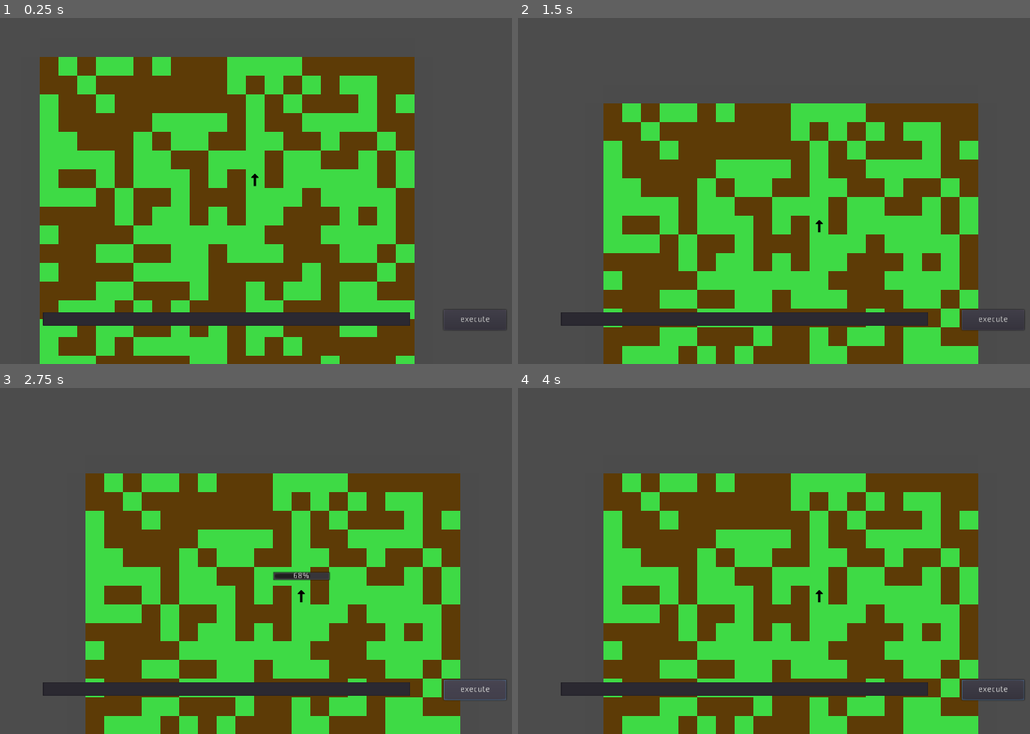
Above: before the commit, frames 1-4 (two rows, left to right).
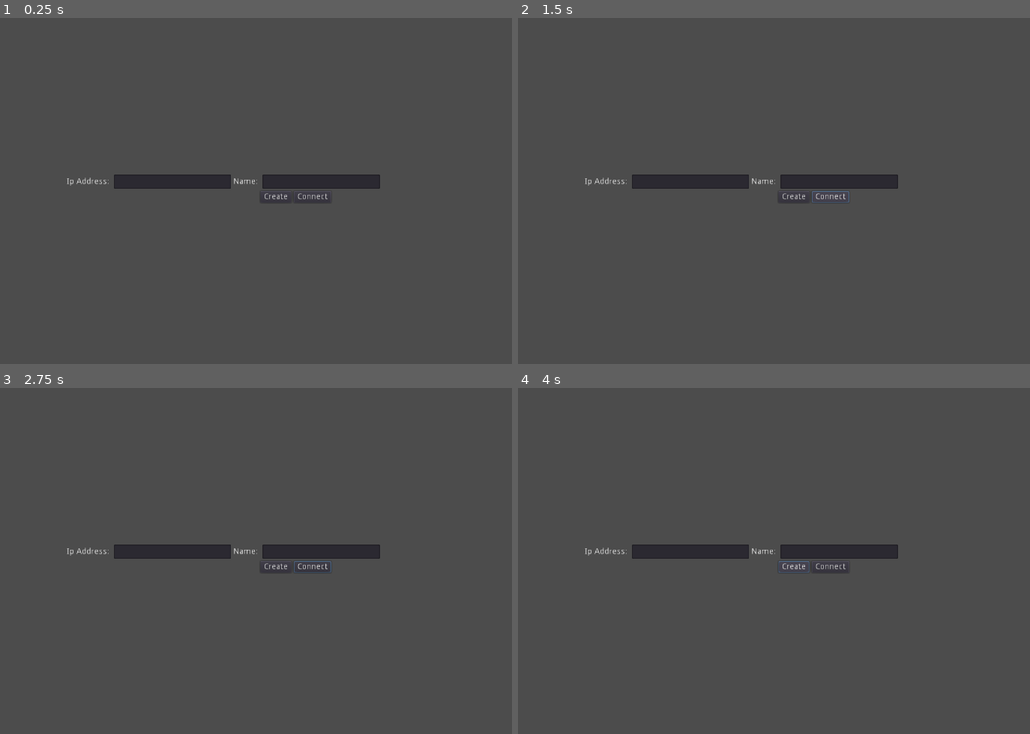
Above: after the commit, the same moments.

Repository: Electronics-Empire/Electronics-Empire
Game: Godot game, scene res://Scene/Multiplayer.tscn
The game is run twice, just before and just after one commit, with the same random seed, the same clock (stepped at 60 frames per second) and the same inputs. Before the commit the project starts from res://Scene/Game.tscn.
Inputs (mouse positions are in pixels of both pictures, inside the frame that each line leads up to):
- Up to frame 1 (0.25 s): no input
- Up to frame 2 (1.5 s): click (794, 197) at 0.5 s, where only the run after the commit has a clickable "Create"; click (830, 197) at 1.25 s, where only the run after the commit has a clickable "Connect"
- Up to frame 3 (2.75 s): click (476, 689) at 2 s, where only the run before the commit has a clickable "execute"
- Up to frame 4 (4 s): click (994, 689) at 2.75 s, where only the run before the commit has a clickable "execute"; click (794, 567) at 3.5 s, where only the run after the commit has a clickable "Create"

The runs differ from the first frame. In frame 1, 65% of the frame differs, in the area x 7-99%, y 11-100%; in frame 2, 55%; in frame 3, 55%; in frame 4, 55%.
Error after the commit: Parse Error: The method "_set_status" isn't declared in the current class. (res://Script/Multiplayer.gd:20)

Commit message:
succeed to send the map via thhe network

Diff:
--- a/Scene/Game.tscn
+++ b/Scene/Game.tscn
@@ -6,9 +6,8 @@
 [ext_resource path="res://Script/buildingCamera.gd" type="Script" id=4]
 [ext_resource path="res://Scene/GUI.tscn" type="PackedScene" id=5]
 
-[node name="Game" type="Node" index="0"]
+[node name="Game" type="Node"]
 
-editor/display_folded = true
 script = ExtResource( 1 )
 
 [node name="World" type="TileMap" parent="." index="0"]
--- a/Scene/LG401_module.tscn
+++ b/Scene/LG401_module.tscn
@@ -2,32 +2,32 @@
 
 [ext_resource path="res://Script/LG401_module.gd" type="Script" id=1]
 [ext_resource path="res://Script/Interpreter_LG401.gd" type="Script" id=2]
-[ext_resource path="res://ObjectTile/LG401_module_RIGHT.png" type="Texture" id=3]
-[ext_resource path="res://ObjectTile/LG401_module_LEFT.png" type="Texture" id=4]
-[ext_resource path="res://ObjectTile/LG401_module_DOWN.png" type="Texture" id=5]
-[ext_resource path="res://ObjectTile/LG401_module_UP.png" type="Texture" id=6]
+[ext_resource path="res://ObjectTile/LG401_module_UP.png" type="Texture" id=3]
+[ext_resource path="res://ObjectTile/LG401_module_DOWN.png" type="Texture" id=4]
+[ext_resource path="res://ObjectTile/LG401_module_LEFT.png" type="Texture" id=5]
+[ext_resource path="res://ObjectTile/LG401_module_RIGHT.png" type="Texture" id=6]
 
 [sub_resource type="SpriteFrames" id=1]
 
 animations = [ {
 "frames": [ ExtResource( 3 ) ],
 "loop": true,
-"name": "EAST",
+"name": "NORTH",
 "speed": 5.0
 }, {
 "frames": [ ExtResource( 4 ) ],
 "loop": true,
-"name": "WEST",
+"name": "SOUTH",
 "speed": 5.0
 }, {
 "frames": [ ExtResource( 5 ) ],
 "loop": true,
-"name": "SOUTH",
+"name": "WEST",
 "speed": 5.0
 }, {
 "frames": [ ExtResource( 6 ) ],
 "loop": true,
-"name": "NORTH",
+"name": "EAST",
 "speed": 5.0
 } ]
 
--- a/Scene/Multiplayer.tscn
+++ b/Scene/Multiplayer.tscn
@@ -1,6 +1,8 @@
-[gd_scene format=2]
-
-[node name="MarginContainer" type="MarginContainer" index="0"]
+[gd_scene load_steps=2 format=2]
+
+[ext_resource path="res://Script/Multiplayer.gd" type="Script" id=1]
+
+[node name="Lobby" type="MarginContainer" index="0"]
 
 anchor_left = 0.0
 anchor_top = 0.5
@@ -18,6 +20,7 @@
 custom_constants/margin_top = 80
 custom_constants/margin_left = 120
 custom_constants/margin_bottom = 80
+script = ExtResource( 1 )
 
 [node name="VBoxContainer" type="VBoxContainer" parent="." index="0"]
 
@@ -210,3 +213,7 @@
 text = "Connect"
 flat = false
 align = 1
+
+[connection signal="pressed" from="VBoxContainer/HBoxContainer/Create" to="." method="__create_button__"]
+
+[connection signal="pressed" from="VBoxContainer/HBoxContainer/Connect" to="." method="__connect_button__"]
--- a/Script/Game.gd
+++ b/Script/Game.gd
@@ -11,9 +11,7 @@
 func generate_object():
 	pass
 
-# signal in WorldGen.gd
-func __generation_finished__():
-	randomize()
+func generate_player():
 	call_deferred("add_child", self.lg401_module)
 
 	var random_x_location = (randi()%int(self.world.get_used_rect().size.x-1))*self.globals.tileSize.x
@@ -26,12 +24,45 @@
 		random_y_location = (randi()%int(self.world.get_used_rect().size.y-1))*self.globals.tileSize.y
 		self.lg401_module.set_position(Vector2(random_x_location + self.globals.tileSize.x/2, random_y_location + self.globals.tileSize.y/2))
 		self.object_pos.append(Vector2(random_x_location/self.globals.tileSize.x, random_y_location/self.globals.tileSize.y))
+	pass
 
+sync func __sync_game__():
+	world.rpc_id(1,"__ask_sync_world__")
+	pass
+
+# call in Multiplayer.gd
+func __generate_world__():
+	self.world.__generate_world__()
+	pass
+
+# signal in WorldGen.gd
+func __generation_finished__():
+	randomize()
+	generate_player()
 	generate_object()
 	pass
 
 func __execute_button__(text):
 	self.lg401_module.__send_line__(text)
+	pass
+
+func __new_peer__(id):
+	print("network working!")
+	pass
+
+func __peer_left__(id):
+	pass
+
+func __player_connection__():
+	get_tree().set_pause(true)
+	__sync_game__()
+	get_tree().set_pause(false)
+	pass
+
+func __player_connection_failed__():
+	pass
+
+func __server_disconnected__():
 	pass
 
 func _ready():
@@ -43,6 +74,10 @@
 
 	self.execute_button.connect("button_pressed_signal", self, "__execute_button__")
 	self.world.connect("Generation_finished_signal", self, "__generation_finished__")
+	get_tree().connect("network_peer_connected", self, "__new_peer__")
+	get_tree().connect("network_peer_disconnected", self, "__peer_left__")
+	get_tree().connect("connected_to_server", self, "__player_connection__")
+	get_tree().connect("connection_failed", self, "__player_connection_failed__")
+	get_tree().connect("server_disconnected", self, "__server_disconnected__")
 
-	self.world.__generate_world__()
 	pass
--- /dev/null
+++ b/Script/Multiplayer.gd
@@ -0,0 +1,41 @@
+extends MarginContainer
+
+var globals
+var gameScene
+
+func _ready():
+	self.globals = get_node("/root/globals")
+	self.gameScene = load("res://Scene/Game.tscn").instance()
+	pass
+
+func __create_button__():
+	get_tree().get_root().add_child(gameScene)
+	self.gameScene.__generate_world__()
+	get_tree().get_root().get_node("Lobby").hide()
+
+	var peer = NetworkedMultiplayerENet.new()
+	var err = peer.create_server(globals.GAME_PORT, globals.MAX_PLAYERS)
+	if(err != OK):
+		#is another server running?
+		_set_status("Can't host, address in use.",false)
+		return
+
+	get_tree().set_network_peer(peer)
+	pass
+
+func __connect_button__():
+	get_tree().get_root().add_child(gameScene)
+	var ip = get_node("VBoxContainer/HBoxContainer2/IpAdressLineEdit").get_text()
+	if not ip.is_valid_ip_address():
+		_set_status("IP address is invalid", false)
+		return
+	var host = NetworkedMultiplayerENet.new()
+	host.create_client(ip, globals.GAME_PORT)
+	get_tree().set_network_peer(host)
+	get_tree().get_root().get_node("Lobby").hide()
+	pass
+
+#func _process(delta):
+#	# Called every frame. Delta is time since last frame.
+#	# Update game logic here.
+#	pass
--- a/Script/World.gd
+++ b/Script/World.gd
@@ -56,5 +56,15 @@
 	emit_signal("Generation_finished_signal")
 	pass
 
+remote func __ask_sync_world__():
+	for i in range(self.get_used_rect().size.x+1):
+		for j in range(self.get_used_rect().size.y+1):
+			rpc_id(get_tree().get_rpc_sender_id(), "__sync_world__",i-1, j-1, get_cell(i-1,j-1))
+	pass
+
+remote func __sync_world__(x,y,tile):
+	self.set_cell(x,y,tile)
+	pass
+
 func _ready():
 	pass
--- a/Script/globals.gd
+++ b/Script/globals.gd
@@ -5,3 +5,7 @@
 
 #number of tile per chunk
 const chunk_size = Vector2(10,10)
+
+const GAME_PORT = 44037
+
+const MAX_PLAYERS = 12
--- a/project.godot
+++ b/project.godot
@@ -11,7 +11,7 @@
 [application]
 
 config/name="Electronics-Empire"
-run/main_scene="res://Scene/Game.tscn"
+run/main_scene="res://Scene/Multiplayer.tscn"
 config/icon="res://icon.png"
 
 [autoload]
